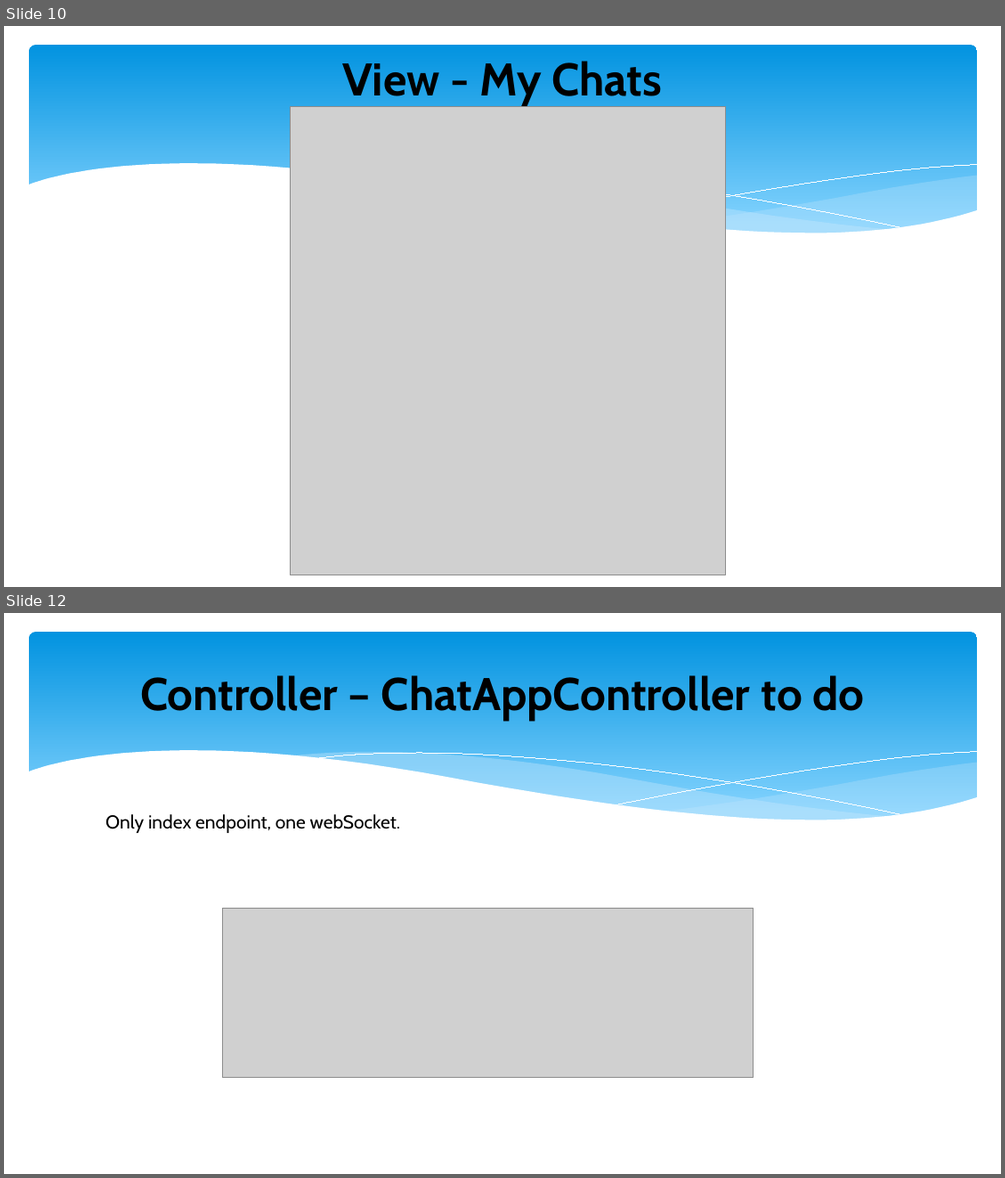
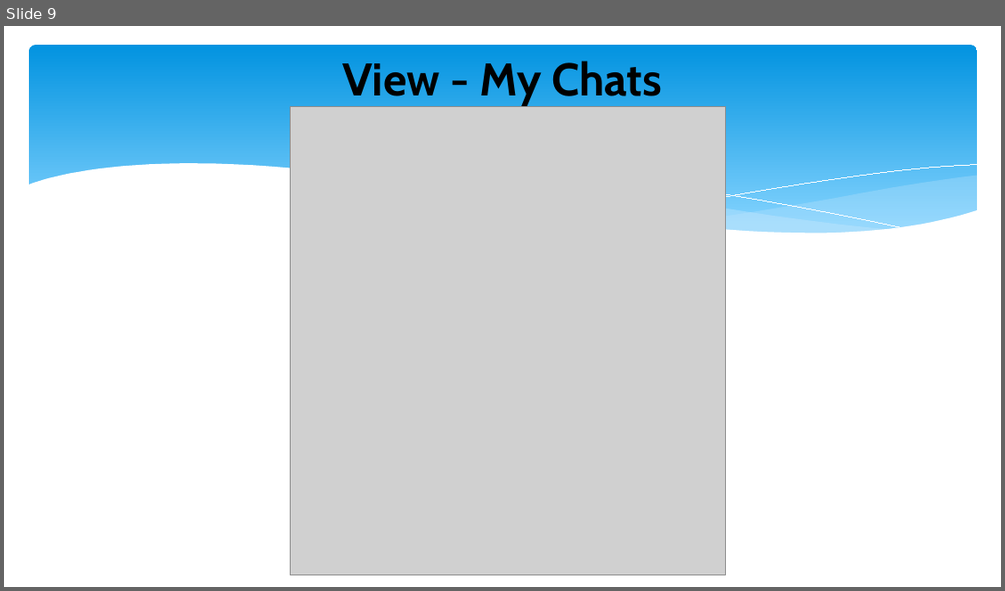
Before and after one commit to Gene-He/ChatApp, a slide deck: src/main/resources/HW10PPT.pptx. Shown one above the other, each under a label of ours: slides 10 and 12 before the commit, slide 9 after it; the slides between them are not shown. The pictures are 1005x1178 and 1005x591 pixels, drawn with LibreOffice and Linux fonts; fonts in the diff are those of the drawing; grey boxes stand for pictures. Boxes give left, top, right and bottom in pixels: in the first picture for what was removed or moved away, otherwise in the second. Text is boxed around its words. In the diff, an @@ line names an element or a change of style, - is before the commit and + after.

```diff
--- a/src/main/resources/HW10PPT.pptx
+++ b/src/main/resources/HW10PPT.pptx
@@ slide 12 removed at [4, 613, 1001, 1174], background #FFFFFF; not listed: 6 template elements that a slide beside it also shows @@
@@ title removed at [140, 675, 864, 720] @@
-Controller – ChatAppController to do
@@ text removed at [105, 814, 400, 833] @@
-Only index endpoint, one webSocket.
@@ picture removed at [223, 908, 754, 1078] @@
@@ what was slide 10 is now slide 9 @@
```
Also in this commit, not shown: 3 slides changed, 2 slides added, 3 other slides removed.
